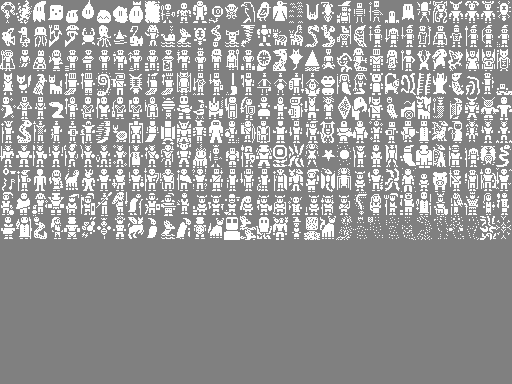
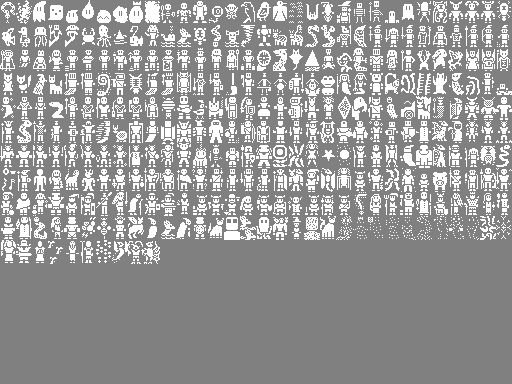
Layer changes from the first (512, 384) image to the second:
renamed "Background" to "creature_sprites.png", painted on it over [1,240,160,264]
